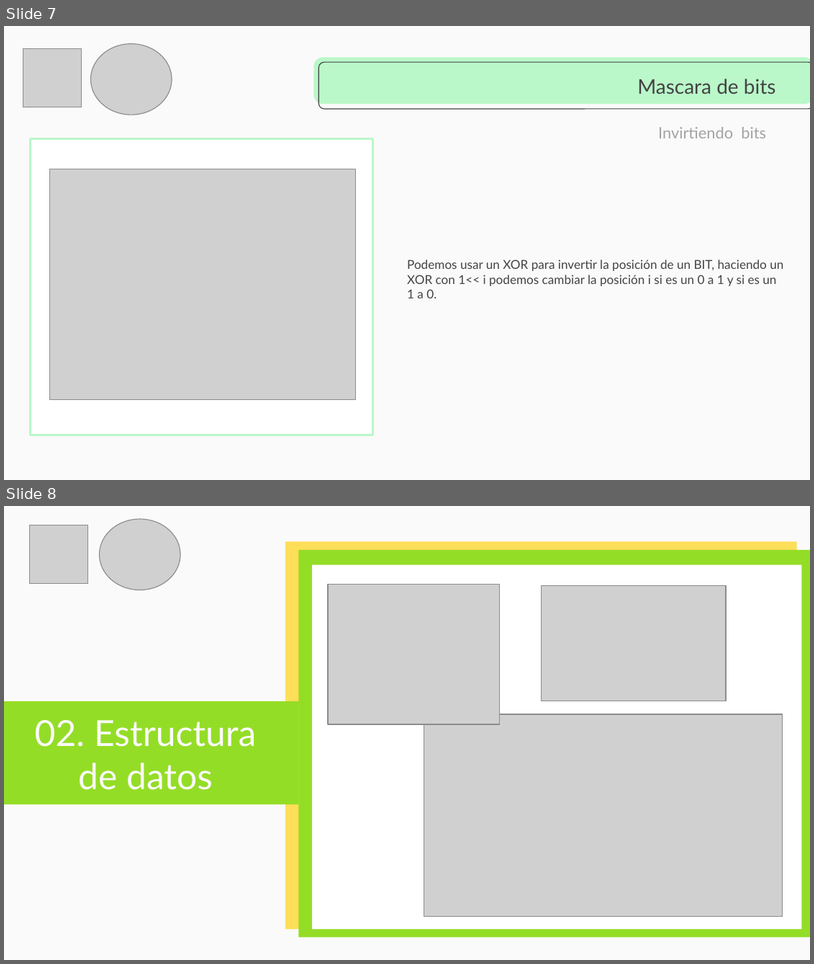
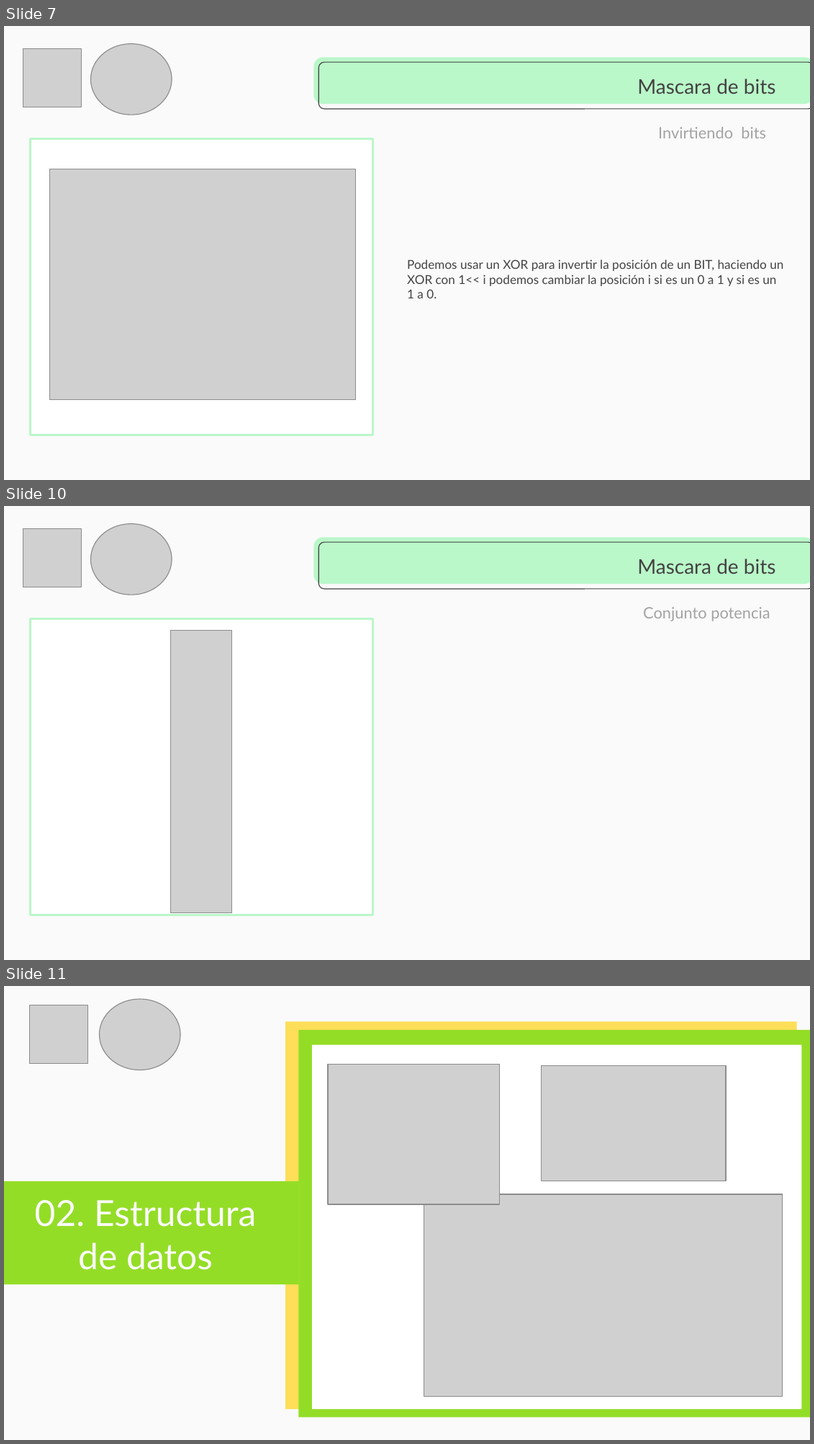
Before and after one commit to cangothic/CursoDePrgramacionCompetitiva, a slide deck: clase 4/Capacitación Maratones.pptx. Shown one above the other, each under a label of ours: slides 7 and 8 before the commit, slides 7, 10 and 11 after it; the slides between them are not shown. The pictures are 814x964 and 814x1444 pixels, drawn with LibreOffice and Linux fonts; fonts in the diff are those of the drawing; grey boxes stand for pictures. Boxes give left, top, right and bottom in pixels: in the first picture for what was removed or moved away, otherwise in the second. Text is boxed around its words. In the diff, an @@ line names an element or a change of style, - is before the commit and + after.

```diff
--- a/clase 4/Capacitación Maratones.pptx
+++ b/clase 4/Capacitación Maratones.pptx
@@ slide 10 added at (4, 506, 810, 960), background #FAFAFA; not listed: 2 template elements that a slide beside it also shows @@
@@ picture added at (91, 524, 172, 595) @@
@@ picture added at (23, 528, 82, 587) @@
@@ title added at (638, 559, 776, 574), 18 pt, text #434343 @@
+Mascara de bits
@@ text added at (643, 607, 770, 621), 14 pt, text #A3A3A3 @@
+Conjunto potencia
@@ rectangle added at (30, 619, 373, 915), fill #FFFFFF, outline #BAF7C9 2 pt @@
@@ picture added at (171, 630, 232, 912) @@
@@ what was slide 8 is now slide 11 @@
```
Also in this commit, not shown: 6 other slides added, 6 slides removed, 41 other files.
